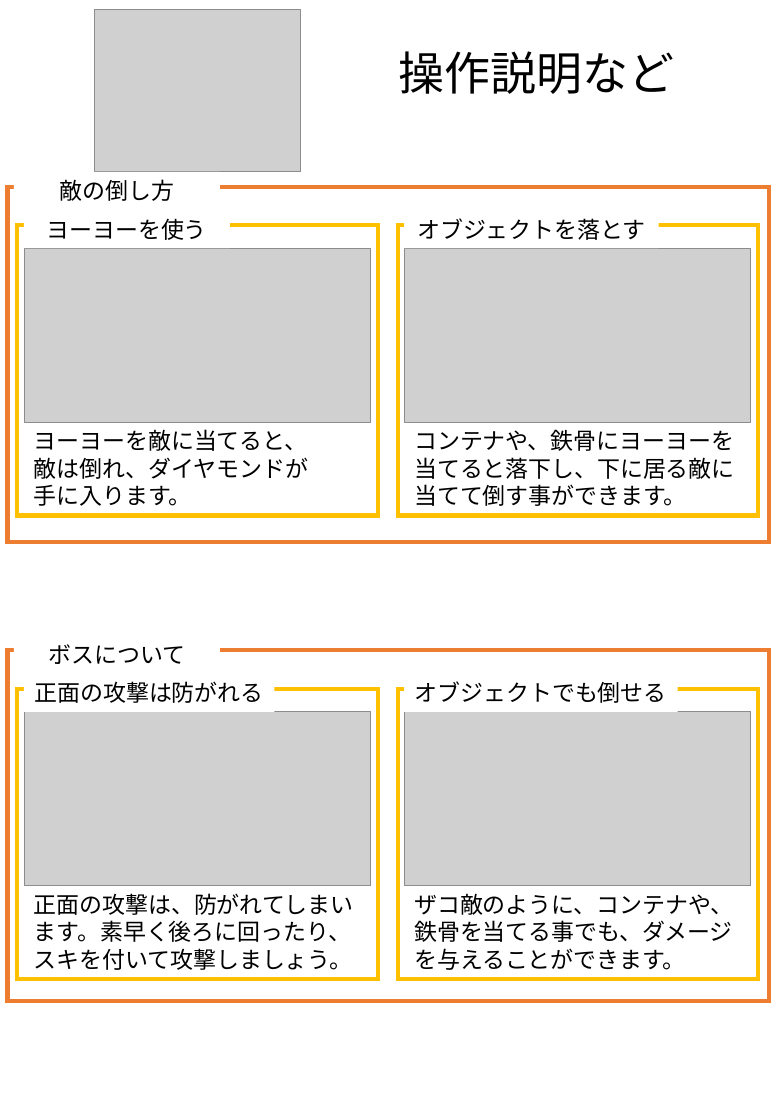
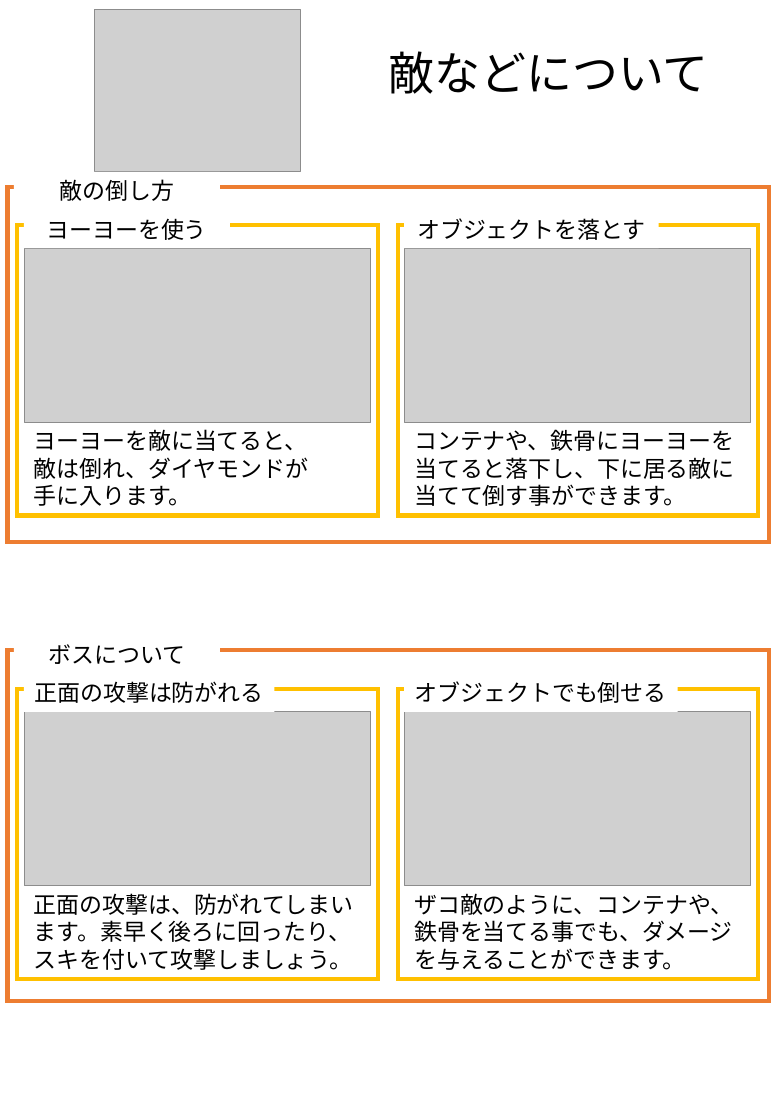
Before and after one commit to ANABUKITGS/TEAMA, a slide deck: slide 2 of 操作説明など/操作説明など.pptx. Drawn at 775x1120 pixels with LibreOffice and Linux fonts; fonts in the diff are those of the drawing; grey boxes stand for pictures. Boxes give left, top, right and bottom in pixels: in the first picture for what was removed or moved away, otherwise in the second. Text is boxed around its words. In the diff, an @@ line names an element or a change of style, - is before the commit and + after.

Commit message:
操作説明など

```diff
--- a/操作説明など/操作説明など.pptx
+++ b/操作説明など/操作説明など.pptx
@@ text at <box>388,51,708,94</box>: text changed @@
-操作説明など
+敵などについて
```
Also in this commit, not shown: 1 other slide changed, 5 other files.
